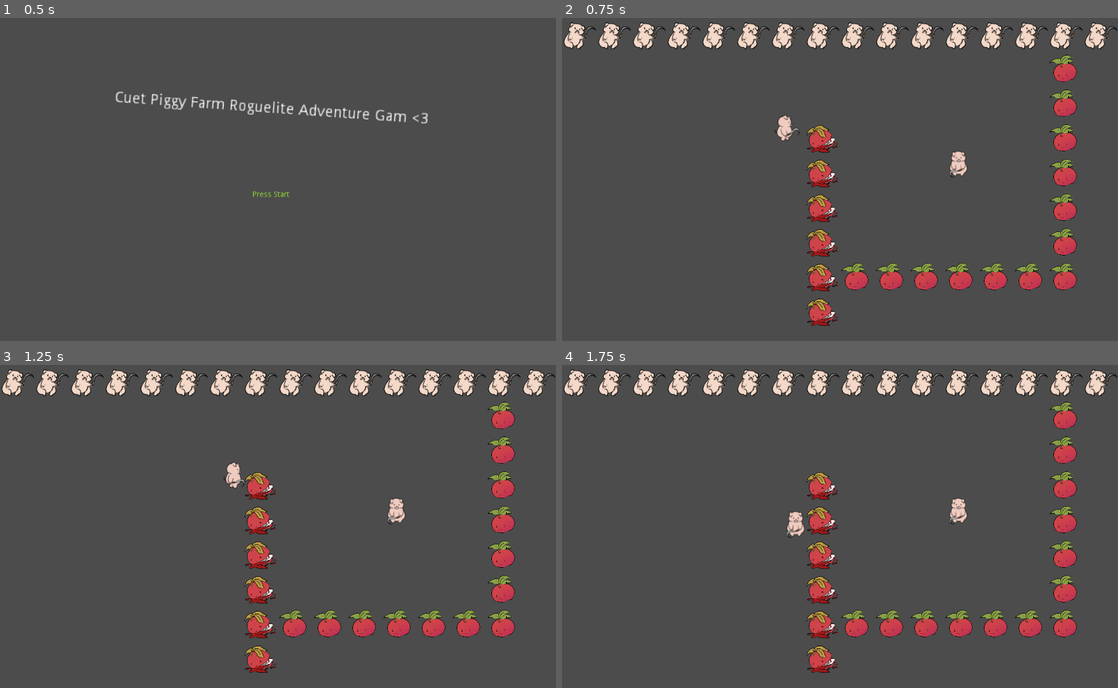
Above: before the commit, frames 1-4 (two rows, left to right).
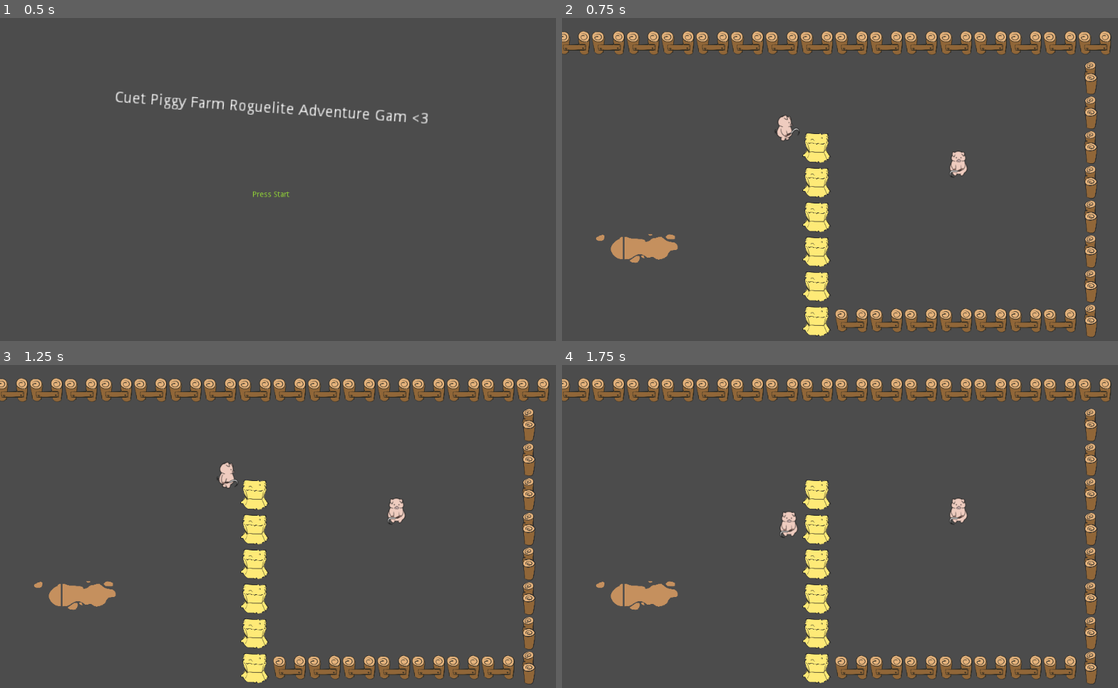
Above: after the commit, the same moments.

Repository: Cheezmeister/ldjam47
Game: Godot game, scene res://Start Screen.tscn
The game is run twice, just before and just after one commit, with the same random seed, the same clock (stepped at 60 frames per second) and the same inputs. Sound files missing from this copy of the repository are replaced by a short silence.
Inputs:
- Up to frame 1 (0.5 s): no input
- Up to frame 2 (0.75 s): tap Enter (ui_accept) at 0.5 s; hold Right (right) from 0.53 s (still down); hold Enter (ui_accept) from 0.53 s (still down)
- Up to frame 3 (1.25 s): keep holding Right (right); keep holding Enter (ui_accept)
- Up to frame 4 (1.75 s): release Right (right) at 1.28 s; release Enter (ui_accept) at 1.28 s; hold Down (down) from 1.28 s (still down); tap Enter (ui_accept) at 1.35, 1.52 s

Frame 1 is identical in both runs. In frame 2, 17% of the frame differs, in the area x 0-100%, y 1-99%; in frame 3, 17%; in frame 4, 17%.

Commit message:
Use better tilemap

Diff:
--- a/DAS SCENE.tscn
+++ b/DAS SCENE.tscn
@@ -11,6 +11,7 @@
 [ext_resource path="res://assets/Intro_Main.ogg" type="AudioStream" id=9]
 [ext_resource path="res://assets/SFX/Combat/Sickle Swings/Sickle_1.wav" type="AudioStream" id=10]
 [ext_resource path="res://Player_Test.gd" type="Script" id=11]
+[ext_resource path="res://assets/BG_Road2.png" type="Texture" id=12]
 
 [sub_resource type="RectangleShape2D" id=1]
 
@@ -18,16 +19,155 @@
 background_mode = 4
 fog_enabled = true
 
-[sub_resource type="ConvexPolygonShape2D" id=3]
+[sub_resource type="ConvexPolygonShape2D" id=18]
+points = PoolVector2Array( 0, 0, 480, 0, 480, 544, 0, 544 )
+
+[sub_resource type="ConvexPolygonShape2D" id=19]
+points = PoolVector2Array( 0, 0, 544, 0, 544, 544, 0, 544 )
+
+[sub_resource type="ConvexPolygonShape2D" id=20]
+points = PoolVector2Array( 0, 0, 480, 0, 480, 544, 0, 544 )
+
+[sub_resource type="TileSet" id=3]
+0/name = "BG_Road2.png 0"
+0/texture = ExtResource( 12 )
+0/tex_offset = Vector2( 0, 0 )
+0/modulate = Color( 1, 1, 1, 1 )
+0/region = Rect2( 0, 512, 480, 448 )
+0/tile_mode = 0
+0/occluder_offset = Vector2( 0, 0 )
+0/navigation_offset = Vector2( 0, 0 )
+0/shape_offset = Vector2( 0, 0 )
+0/shape_transform = Transform2D( 1, 0, 0, 1, 0, 0 )
+0/shape_one_way = false
+0/shape_one_way_margin = 0.0
+0/shapes = [  ]
+0/z_index = 0
+1/name = "BG_Road2.png 1"
+1/texture = ExtResource( 12 )
+1/tex_offset = Vector2( 0, 0 )
+1/modulate = Color( 1, 1, 1, 1 )
+1/region = Rect2( 0, 960, 480, 544 )
+1/tile_mode = 0
+1/occluder_offset = Vector2( 0, 0 )
+1/navigation_offset = Vector2( 0, 0 )
+1/shape_offset = Vector2( 0, 0 )
+1/shape_transform = Transform2D( 1, 0, 0, 1, 0, 0 )
+1/shape = SubResource( 18 )
+1/shape_one_way = false
+1/shape_one_way_margin = 1.0
+1/shapes = [ {
+"autotile_coord": Vector2( 0, 0 ),
+"one_way": false,
+"one_way_margin": 1.0,
+"shape": SubResource( 18 ),
+"shape_transform": Transform2D( 1, 0, 0, 1, 0, 0 )
+} ]
+1/z_index = 0
+3/name = "BG_Road2.png 3"
+3/texture = ExtResource( 12 )
+3/tex_offset = Vector2( 0, 0 )
+3/modulate = Color( 1, 1, 1, 1 )
+3/region = Rect2( 480, 960, 544, 544 )
+3/tile_mode = 0
+3/occluder_offset = Vector2( 0, 0 )
+3/navigation_offset = Vector2( 0, 0 )
+3/shape_offset = Vector2( 0, 0 )
+3/shape_transform = Transform2D( 1, 0, 0, 1, 0, 0 )
+3/shape = SubResource( 19 )
+3/shape_one_way = false
+3/shape_one_way_margin = 1.0
+3/shapes = [ {
+"autotile_coord": Vector2( 0, 0 ),
+"one_way": false,
+"one_way_margin": 1.0,
+"shape": SubResource( 19 ),
+"shape_transform": Transform2D( 1, 0, 0, 1, 0, 0 )
+} ]
+3/z_index = 0
+4/name = "BG_Road2.png 4"
+4/texture = ExtResource( 12 )
+4/tex_offset = Vector2( 0, 0 )
+4/modulate = Color( 1, 1, 1, 1 )
+4/region = Rect2( 1024, 960, 480, 544 )
+4/tile_mode = 0
+4/occluder_offset = Vector2( 0, 0 )
+4/navigation_offset = Vector2( 0, 0 )
+4/shape_offset = Vector2( 0, 0 )
+4/shape_transform = Transform2D( 1, 0, 0, 1, 0, 0 )
+4/shape = SubResource( 20 )
+4/shape_one_way = false
+4/shape_one_way_margin = 1.0
+4/shapes = [ {
+"autotile_coord": Vector2( 0, 0 ),
+"one_way": false,
+"one_way_margin": 1.0,
+"shape": SubResource( 20 ),
+"shape_transform": Transform2D( 1, 0, 0, 1, 0, 0 )
+} ]
+4/z_index = 0
+5/name = "BG_Road2.png 5"
+5/texture = ExtResource( 12 )
+5/tex_offset = Vector2( 0, 0 )
+5/modulate = Color( 1, 1, 1, 1 )
+5/region = Rect2( 0, 0, 1504, 512 )
+5/tile_mode = 1
+5/autotile/bitmask_mode = 0
+5/autotile/bitmask_flags = [  ]
+5/autotile/icon_coordinate = Vector2( 0, 0 )
+5/autotile/tile_size = Vector2( 32, 32 )
+5/autotile/spacing = 0
+5/autotile/occluder_map = [  ]
+5/autotile/navpoly_map = [  ]
+5/autotile/priority_map = [  ]
+5/autotile/z_index_map = [  ]
+5/occluder_offset = Vector2( 0, 0 )
+5/navigation_offset = Vector2( 0, 0 )
+5/shape_offset = Vector2( 0, 0 )
+5/shape_transform = Transform2D( 1, 0, 0, 1, 0, 0 )
+5/shape_one_way = false
+5/shape_one_way_margin = 0.0
+5/shapes = [  ]
+5/z_index = 0
+6/name = "BG_Road2.png 6"
+6/texture = ExtResource( 12 )
+6/tex_offset = Vector2( 0, 0 )
+6/modulate = Color( 1, 1, 1, 1 )
+6/region = Rect2( 1024, 512, 480, 448 )
+6/tile_mode = 0
+6/occluder_offset = Vector2( 0, 0 )
+6/navigation_offset = Vector2( 0, 0 )
+6/shape_offset = Vector2( 0, 0 )
+6/shape_transform = Transform2D( 1, 0, 0, 1, 0, 0 )
+6/shape_one_way = false
+6/shape_one_way_margin = 0.0
+6/shapes = [  ]
+6/z_index = 0
+7/name = "BG_Road2.png 7"
+7/texture = ExtResource( 12 )
+7/tex_offset = Vector2( 0, 0 )
+7/modulate = Color( 1, 1, 1, 1 )
+7/region = Rect2( 480, 512, 544, 448 )
+7/tile_mode = 0
+7/occluder_offset = Vector2( 0, 0 )
+7/navigation_offset = Vector2( 0, 0 )
+7/shape_offset = Vector2( 0, 0 )
+7/shape_transform = Transform2D( 1, 0, 0, 1, 0, 0 )
+7/shape_one_way = false
+7/shape_one_way_margin = 0.0
+7/shapes = [  ]
+7/z_index = 0
+
+[sub_resource type="ConvexPolygonShape2D" id=4]
 points = PoolVector2Array( 0, 0, 480, 0, 480, 512, 0, 512 )
 
-[sub_resource type="ConvexPolygonShape2D" id=4]
+[sub_resource type="ConvexPolygonShape2D" id=5]
 points = PoolVector2Array( 0, 0, 512, 0, 512, 512, 0, 512 )
 
-[sub_resource type="ConvexPolygonShape2D" id=5]
+[sub_resource type="ConvexPolygonShape2D" id=6]
 points = PoolVector2Array( 512, 256, 0, 256, 0, 32, 512, 32 )
 
-[sub_resource type="TileSet" id=6]
+[sub_resource type="TileSet" id=7]
 0/name = "Character_Test.png 0"
 0/texture = ExtResource( 6 )
 0/tex_offset = Vector2( 0, 0 )
@@ -99,8 +239,7 @@
 "speed": 5.0
 } ]
 
-[sub_resource type="Animation" id=8]
-resource_name = "Attack_Down"
+[sub_resource type="Animation" id=9]
 length = 0.9
 loop = true
 step = 0.3
@@ -117,8 +256,7 @@
 "values": [ 20, 21, 22 ]
 }
 
-[sub_resource type="Animation" id=9]
-resource_name = "Attack_Left"
+[sub_resource type="Animation" id=10]
 length = 0.9
 loop = true
 step = 0.3
@@ -135,8 +273,7 @@
 "values": [ 24, 25, 26 ]
 }
 
-[sub_resource type="Animation" id=10]
-resource_name = "Attack_Right"
+[sub_resource type="Animation" id=11]
 length = 0.9
 loop = true
 step = 0.3
@@ -153,8 +290,7 @@
 "values": [ 28, 29, 30 ]
 }
 
-[sub_resource type="Animation" id=11]
-resource_name = "Attack_Up"
+[sub_resource type="Animation" id=12]
 length = 0.9
 loop = true
 step = 0.3
@@ -171,8 +307,7 @@
 "values": [ 32, 33, 34 ]
 }
 
-[sub_resource type="Animation" id=12]
-resource_name = "Idle"
+[sub_resource type="Animation" id=13]
 length = 0.8
 loop = true
 step = 0.4
@@ -189,8 +324,7 @@
 "values": [ 0, 1 ]
 }
 
-[sub_resource type="Animation" id=13]
-resource_name = "Walk_Down"
+[sub_resource type="Animation" id=14]
 length = 1.2
 loop = true
 step = 0.3
@@ -207,8 +341,7 @@
 "values": [ 4, 5, 6, 7 ]
 }
 
-[sub_resource type="Animation" id=14]
-resource_name = "Walk_Left"
+[sub_resource type="Animation" id=15]
 length = 1.2
 loop = true
 step = 0.3
@@ -225,8 +358,7 @@
 "values": [ 8, 9, 10, 11 ]
 }
 
-[sub_resource type="Animation" id=15]
-resource_name = "Walk_Right"
+[sub_resource type="Animation" id=16]
 length = 1.2
 loop = true
 step = 0.3
@@ -243,8 +375,7 @@
 "values": [ 16, 17, 18, 19 ]
 }
 
-[sub_resource type="Animation" id=16]
-resource_name = "Walk_Up"
+[sub_resource type="Animation" id=17]
 length = 1.2
 loop = true
 step = 0.3
@@ -288,7 +419,11 @@
 
 [node name="TileMap" type="TileMap" parent="WorldEnvironment"]
 position = Vector2( 370.543, 206.635 )
+scale = Vector2( 0.128, 0.128 )
+tile_set = SubResource( 3 )
+cell_size = Vector2( 500, 500 )
 format = 1
+tile_data = PoolIntArray( -131078, 3, 0, -131077, 3, 0, -131076, 3, 0, -131075, 3, 0, -131074, 3, 0, -131073, 3, 0, -196608, 3, 0, -196607, 3, 0, -196606, 3, 0, -196605, 3, 0, -196604, 3, 0, -196603, 3, 0, -196602, 3, 0, -196601, 3, 0, -196600, 3, 0, -196599, 3, 0, -131063, 4, 0, -65527, 4, 0, 1, 1, 0, 9, 4, 0, 65537, 1, 0, 65545, 4, 0, 131073, 1, 0, 131081, 4, 0, 262139, 0, 0, 262140, 7, 0, 262141, 6, 0, 196609, 1, 0, 196617, 4, 0, 262145, 1, 0, 262153, 4, 0, 327681, 1, 0, 327682, 3, 0, 327683, 3, 0, 327684, 3, 0, 327685, 3, 0, 327686, 3, 0, 327687, 3, 0, 327688, 3, 0, 327689, 4, 0 )
 
 [node name="Main Music Loop" type="AudioStreamPlayer2D" parent="."]
 stream = ExtResource( 3 )
@@ -300,10 +435,9 @@
 [node name="Enemy TileMap" type="TileMap" parent="."]
 position = Vector2( -371.543, -206.635 )
 scale = Vector2( 0.128, 0.128 )
-tile_set = SubResource( 6 )
+tile_set = SubResource( 7 )
 cell_size = Vector2( 500, 500 )
 format = 1
-tile_data = PoolIntArray( 0, 0, 0, 1, 0, 0, 2, 0, 0, 3, 0, 0, 4, 0, 0, 5, 0, 0, 6, 0, 0, 7, 0, 0, 8, 0, 0, 9, 0, 0, 10, 0, 0, 11, 0, 0, 12, 0, 0, 13, 0, 0, 14, 0, 0, 15, 0, 0, 65550, 1, 0, 131086, 1, 0, 196615, 2, 0, 196622, 1, 0, 262151, 2, 0, 262158, 1, 0, 327687, 2, 0, 327694, 1, 0, 393223, 2, 0, 393230, 1, 0, 458759, 2, 0, 458760, 1, 0, 458761, 1, 0, 458762, 1, 0, 458763, 1, 0, 458764, 1, 0, 458765, 1, 0, 458766, 1, 0, 524295, 2, 0 )
 script = ExtResource( 7 )
 __meta__ = {
 "_editor_description_": "		"
@@ -329,15 +463,15 @@
 polygon = PoolVector2Array( -15.6568, 11.7997, -13.2757, 17.7524, -8.11661, 22.5146, 6.96371, 22.9115, 13.1149, 16.7603, 15.6944, 12.7918, 13.1149, 9.02171, 9.34482, 6.83904, 0.217255, 3.46581, -8.91031, 6.64061 )
 
 [node name="AnimationPlayer" type="AnimationPlayer" parent="Player_Piggy"]
-anims/Attack_Down = SubResource( 8 )
-anims/Attack_Left = SubResource( 9 )
-anims/Attack_Right = SubResource( 10 )
-anims/Attack_Up = SubResource( 11 )
-anims/Idle = SubResource( 12 )
-anims/Walk_Down = SubResource( 13 )
-anims/Walk_Left = SubResource( 14 )
-anims/Walk_Right = SubResource( 15 )
-anims/Walk_Up = SubResource( 16 )
+anims/Attack_Down = SubResource( 9 )
+anims/Attack_Left = SubResource( 10 )
+anims/Attack_Right = SubResource( 11 )
+anims/Attack_Up = SubResource( 12 )
+anims/Idle = SubResource( 13 )
+anims/Walk_Down = SubResource( 14 )
+anims/Walk_Left = SubResource( 15 )
+anims/Walk_Right = SubResource( 16 )
+anims/Walk_Up = SubResource( 17 )
 
 [node name="SickleSwing" type="AudioStreamPlayer2D" parent="."]
 stream = ExtResource( 10 )
Not shown: 4 places in DAS SCENE.tscn that only renumber resources
